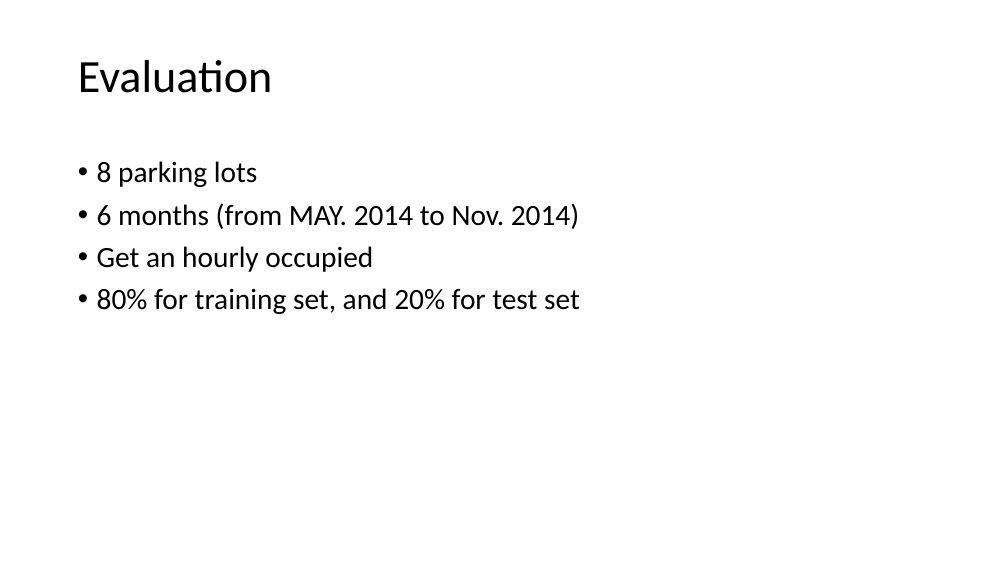
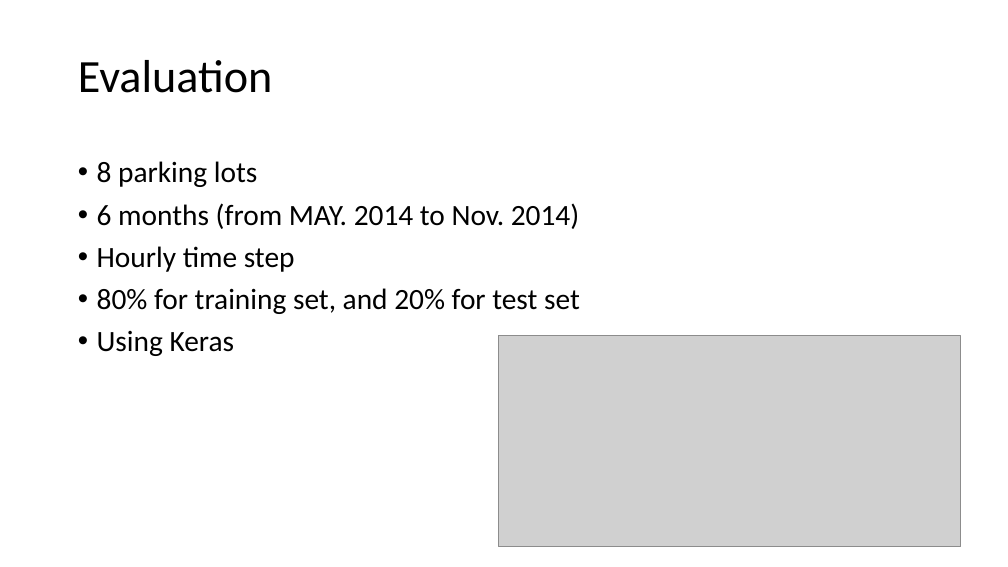
Before and after one commit to sarah-Abdulaziz/LSTM-ML-class, a slide deck: slide 7 of LSTM-ML-class/TS/LSTM-ppt.pptx. Drawn at 1008x567 pixels with LibreOffice and Linux fonts; fonts in the diff are those of the drawing; grey boxes stand for pictures. Boxes give left, top, right and bottom in pixels: in the first picture for what was removed or moved away, otherwise in the second. Text is boxed around its words. In the diff, an @@ line names an element or a change of style, - is before the commit and + after.

```diff
--- a/LSTM-ML-class/TS/LSTM-ppt.pptx
+++ b/LSTM-ML-class/TS/LSTM-ppt.pptx
@@ text at [97,246,295,272]: text changed @@
-• Get an hourly occupied
+• Hourly time step
@@ text at [97,331,235,356]: paragraph added @@
+• Using Keras
@@ picture added at [498,336,961,547] @@
```
Also in this commit, not shown: 3 other slides changed, 1 other file.
